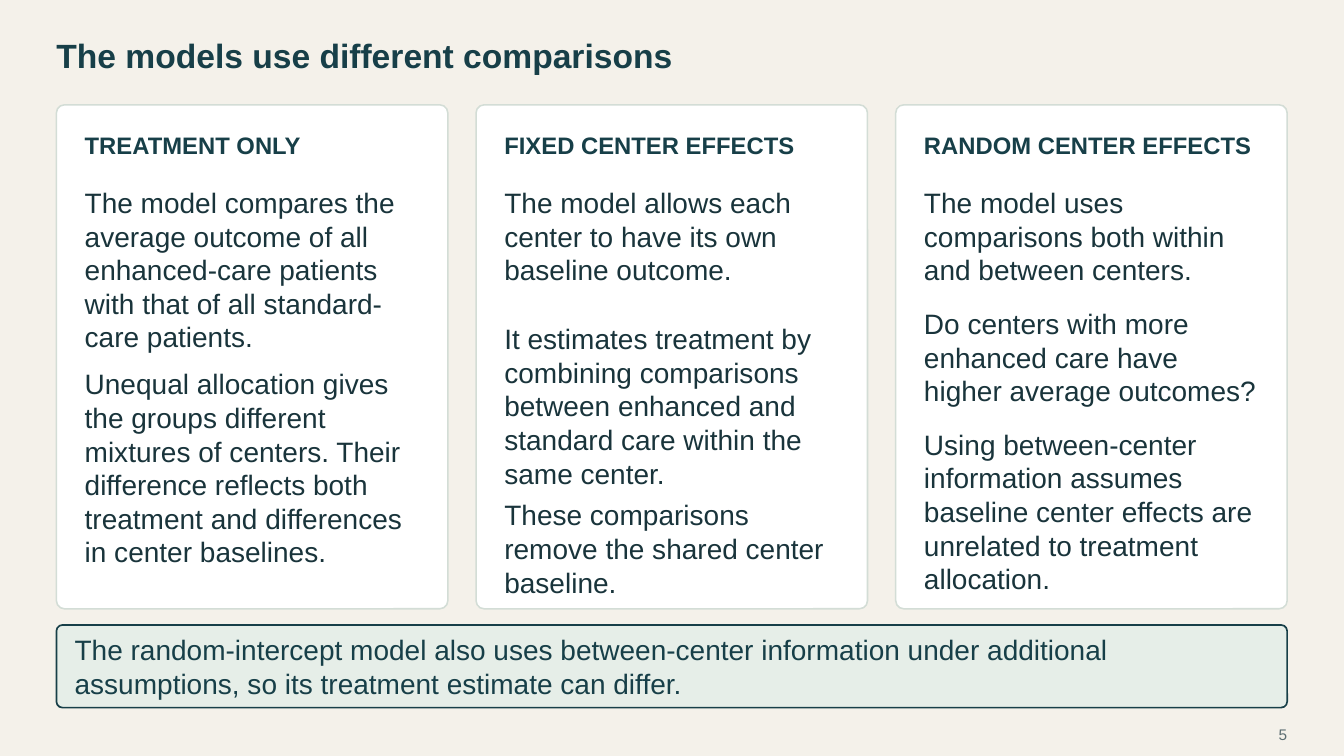
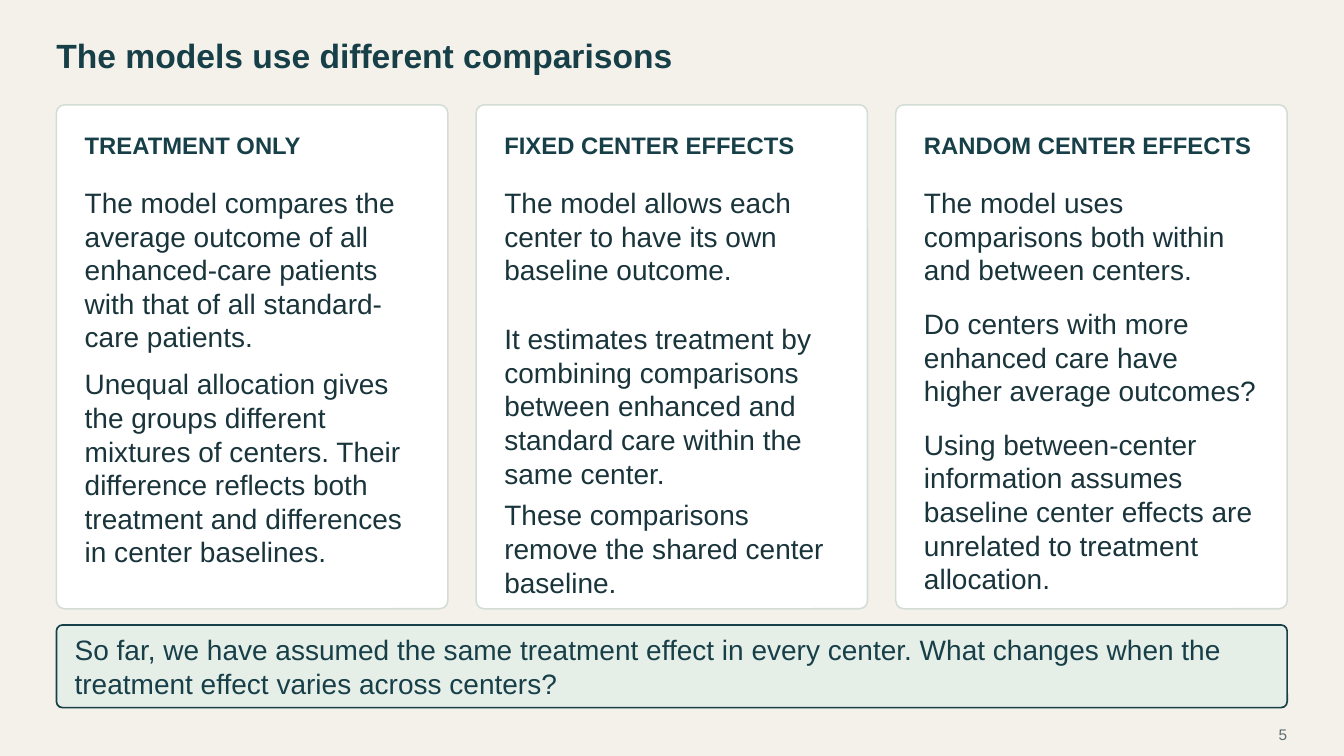
Before and after one commit to Postmus/BeyondMLR, a slide deck: slide 5 of lectures_2627/week2/Beyond_MLR_Week_2.pptx. Drawn at 1344x756 pixels with LibreOffice and Linux fonts; fonts in the diff are those of the drawing. Boxes give left, top, right and bottom in pixels: in the first picture for what was removed or moved away, otherwise in the second. Text is boxed around its words. In the diff, an @@ line names an element or a change of style, - is before the commit and + after.

```diff
--- a/lectures_2627/week2/Beyond_MLR_Week_2.pptx
+++ b/lectures_2627/week2/Beyond_MLR_Week_2.pptx
@@ text at <box>75,639,1220,695</box>: text changed @@
-The random-intercept model also uses between-center information under additional assumptions, so its treatment estimate can differ.
+So far, we have assumed the same treatment effect in every center. What changes when the treatment effect varies across centers?
```
Also in this commit, not shown: 15 other slides changed, 3 slides added, 4 slides removed, 49 other files.
